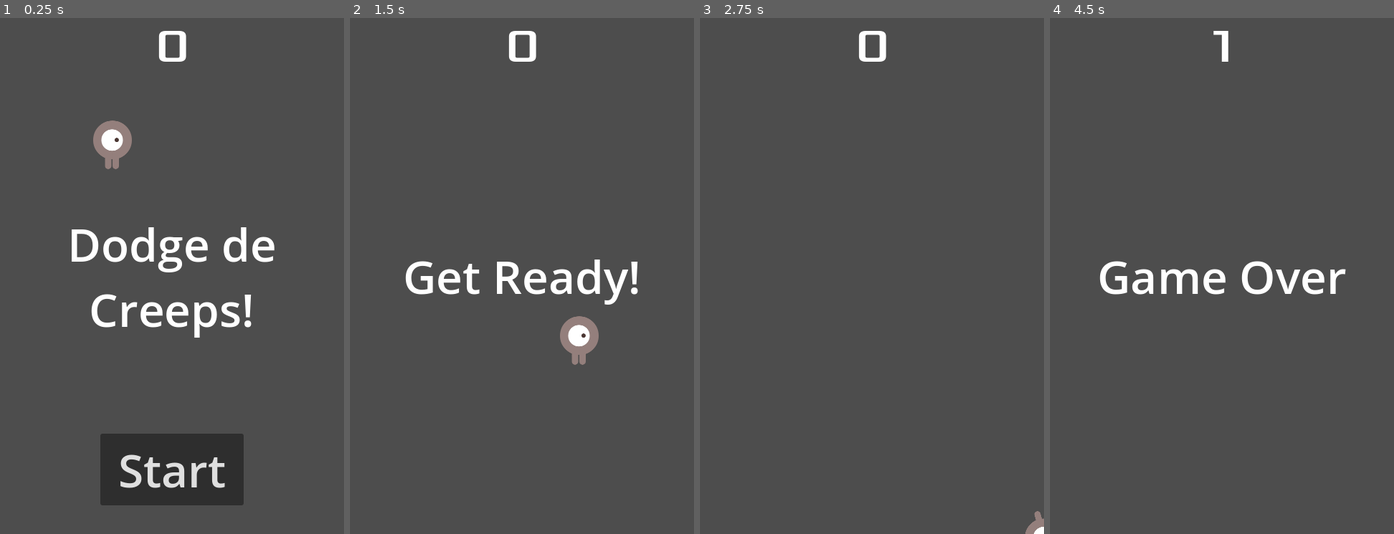
Above: before the commit, frames 1-4 (left to right).
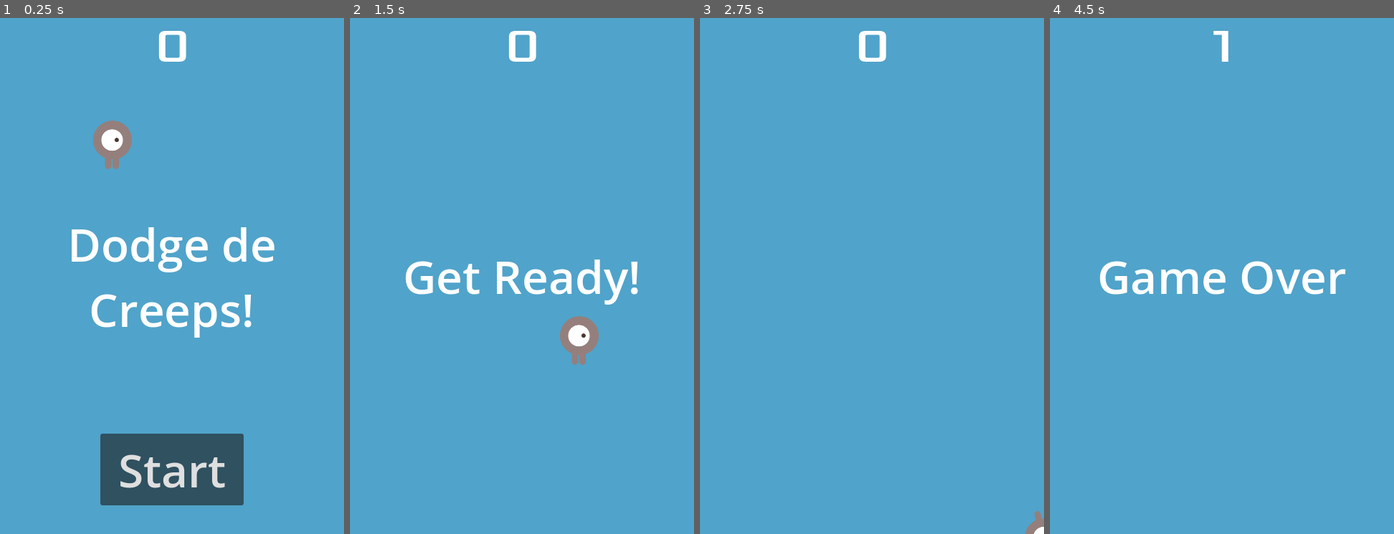
Above: after the commit, the same moments.

Repository: augustopolonio/first_2d_godot_game
Game: Godot game, scene res://main.tscn
Same seed, same stepped clock (60 frames per second), same inputs: the game is played once before the commit and once after it.
Inputs:
- Up to frame 1 (0.25 s): no input
- Up to frame 2 (1.5 s): click "Start" at 0.5 s; tap Enter at 1.25 s; hold D (move_right) from 1.28 s (still down)
- Up to frame 3 (2.75 s): release D (move_right) at 2.03 s; hold S (move_down) from 2.03 s (still down)
- Up to frame 4 (4.5 s): release S (move_down) at 2.78 s; hold D (move_right) 2.78-3.53 s; hold W (move_up) 3.53-4.28 s; hold A (move_left) from 4.28 s (still down)

The runs differ from the first frame. In frame 1, 96% of the frame differs, in the area x 0-100%, y 0-100%; in frame 2, 98%; in frame 3, 100%; in frame 4, 99%.

Commit message:
Adding a background
The TextureRect with a space bacground texture was just a text. I keep the ColorRect with a simple color as a background, for now.

Diff:
--- a/main.tscn
+++ b/main.tscn
@@ -1,9 +1,10 @@
-[gd_scene load_steps=6 format=3 uid="uid://cefcdr67rh3hn"]
+[gd_scene load_steps=7 format=3 uid="uid://cefcdr67rh3hn"]
 
 [ext_resource type="PackedScene" uid="uid://djt80n6qqmnso" path="res://player.tscn" id="1_63dob"]
 [ext_resource type="Script" path="res://main.gd" id="1_fakw1"]
 [ext_resource type="PackedScene" uid="uid://c1byhdpwgtmho" path="res://mob.tscn" id="2_cxp68"]
 [ext_resource type="PackedScene" uid="uid://bsxe5dsoy2rcn" path="res://HUD.tscn" id="4_fh6hq"]
+[ext_resource type="Texture2D" uid="uid://kk3by8g6n0c5" path="res://art/other/bg_space_seamless.png" id="5_ncand"]
 
 [sub_resource type="Curve2D" id="Curve2D_3wnfj"]
 _data = {
@@ -14,6 +15,20 @@
 [node name="Main" type="Node"]
 script = ExtResource("1_fakw1")
 mob_scene = ExtResource("2_cxp68")
+
+[node name="TextureRect" type="TextureRect" parent="."]
+visible = false
+offset_right = 1294.0
+offset_bottom = 728.0
+texture = ExtResource("5_ncand")
+
+[node name="ColorRect" type="ColorRect" parent="."]
+anchors_preset = 15
+anchor_right = 1.0
+anchor_bottom = 1.0
+grow_horizontal = 2
+grow_vertical = 2
+color = Color(0.313726, 0.639216, 0.792157, 1)
 
 [node name="Player" parent="." instance=ExtResource("1_63dob")]
 
Binary file added: art/other/bg_space_seamless.png
Not shown, added: art/other/bg_space_seamless.png.import
